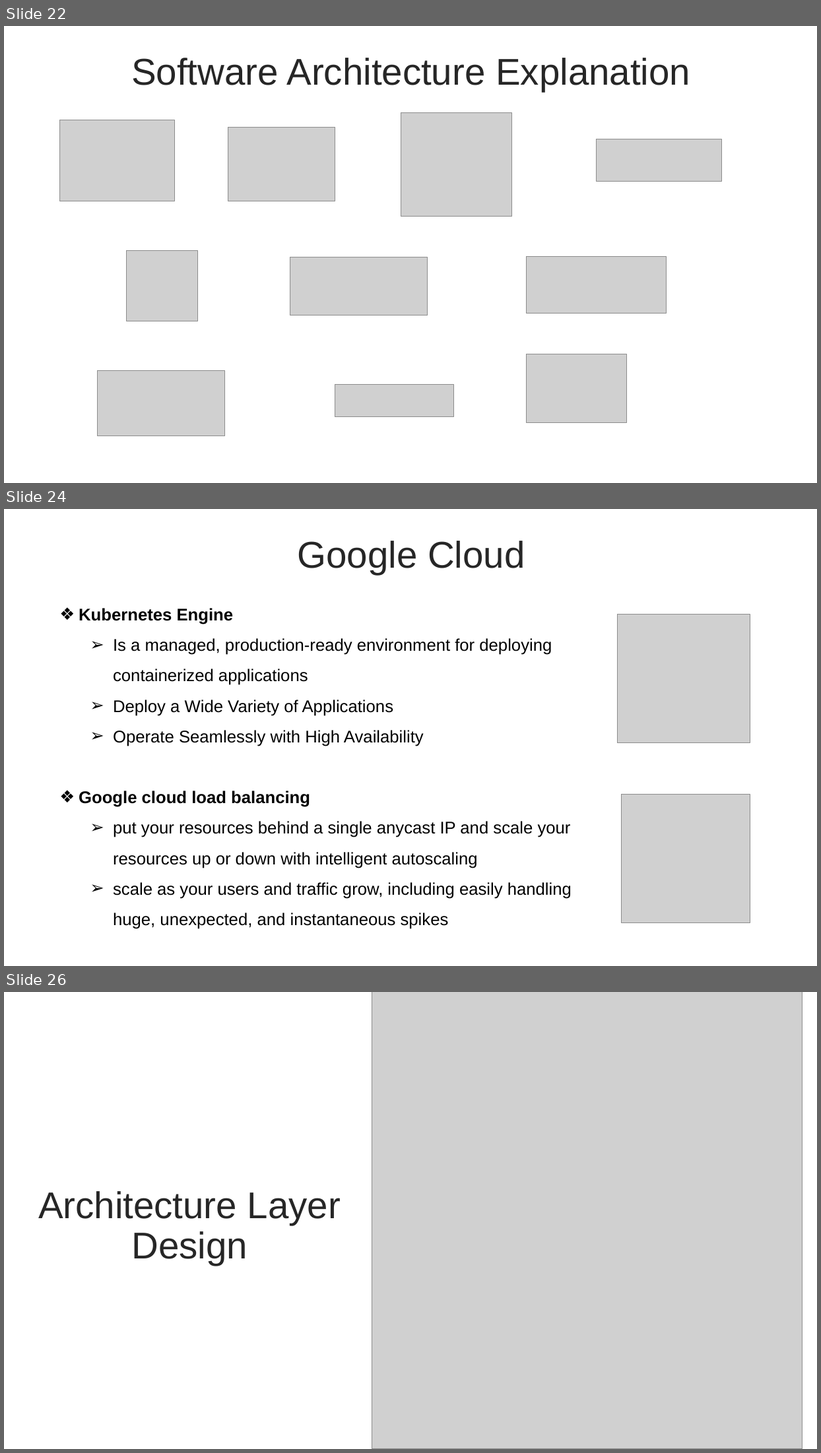
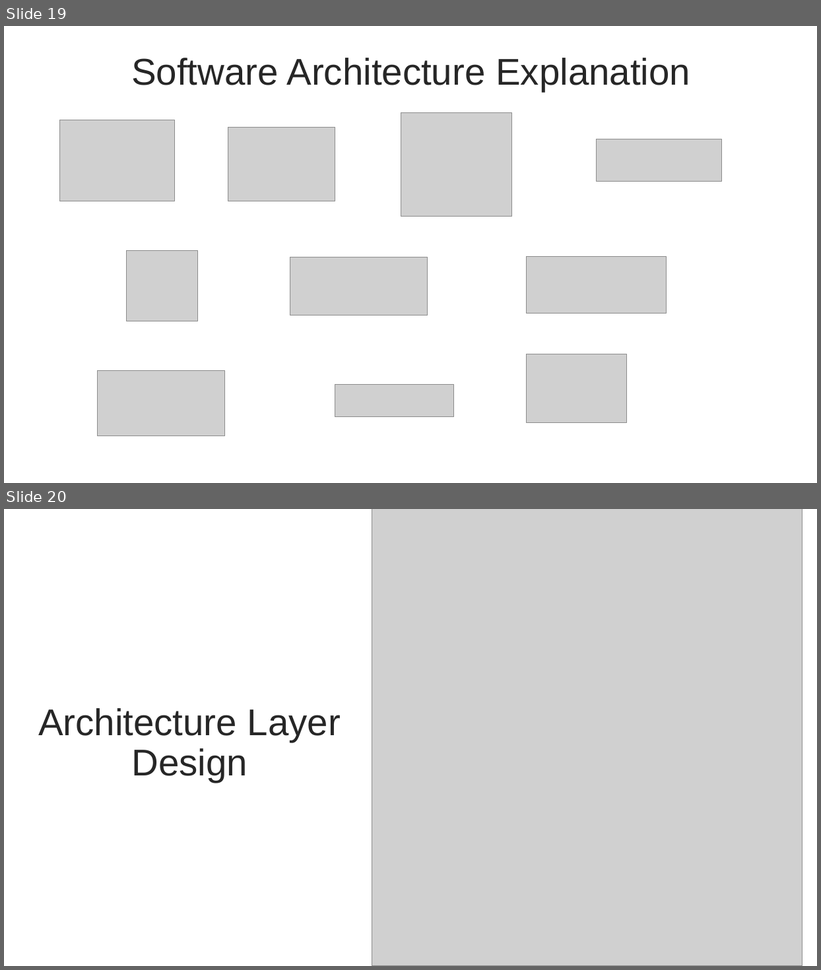
Before and after one commit to thaihavan/capstone_project, a slide deck: sources/docs/TripSharing.pptx. Shown one above the other, each under a label of ours: slides 22, 24 and 26 before the commit, slides 19 and 20 after it; the slides between them are not shown. The pictures are 821x1453 and 821x970 pixels, drawn with LibreOffice and Linux fonts; fonts in the diff are those of the drawing; grey boxes stand for pictures. Boxes give left, top, right and bottom in pixels: in the first picture for what was removed or moved away, otherwise in the second. Text is boxed around its words. In the diff, an @@ line names an element or a change of style, - is before the commit and + after.

```diff
--- a/sources/docs/TripSharing.pptx
+++ b/sources/docs/TripSharing.pptx
@@ slide 24 removed at [4,509,817,966], background #FFFFFF @@
@@ text removed at [298,541,525,574] @@
-Google Cloud
@@ text removed at [79,608,572,929] @@
-❖ Kubernetes Engine
-  ➢ Is a managed, production-ready environment for deploying containerized applications
-  ➢ Deploy a Wide Variety of Applications
-  ➢ Operate Seamlessly with High Availability
-❖ Google cloud load balancing
-  ➢ put your resources behind a single anycast IP and scale your resources up or down with intelligent autoscaling
-  ➢ scale as your users and traffic grow, including easily handling huge, unexpected, and instantaneous spikes
@@ picture removed at [618,615,750,743] @@
@@ picture removed at [621,795,750,923] @@
@@ what was slide 22 is now slide 19 @@
@@ what was slide 26 is now slide 20 @@
```
Also in this commit, not shown: 4 slides changed, 7 other slides removed, 10 other files.
